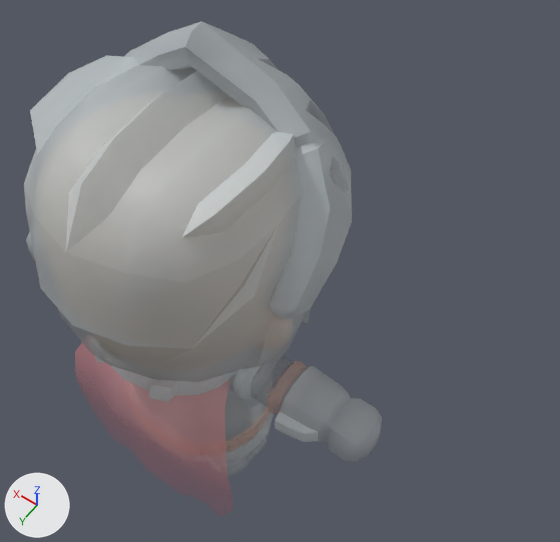
Before and after pictures for a commit that changed the FBX model unity/Assets/Resources/Models/monsters/Knight.fbx.
One viewpoint serves both versions: a camera (50 mm lens) standing at (-1.47, 1.36, 4.02) and looking at (-0.17, -0.46, 1.17). The axes (+X, +Y, +Z) are drawn at lower left. The lights are the same throughout. The first picture is the older version. Where no turn or scale is listed for an object, it has been applied to the vertices.

The first picture shows 'Knight_ArmRight', 'Knight_Body', 'Knight_Head', 'Knight_Helmet', 'Knight_HelmetVisor', 'Knight_LegRight' and 2 more.
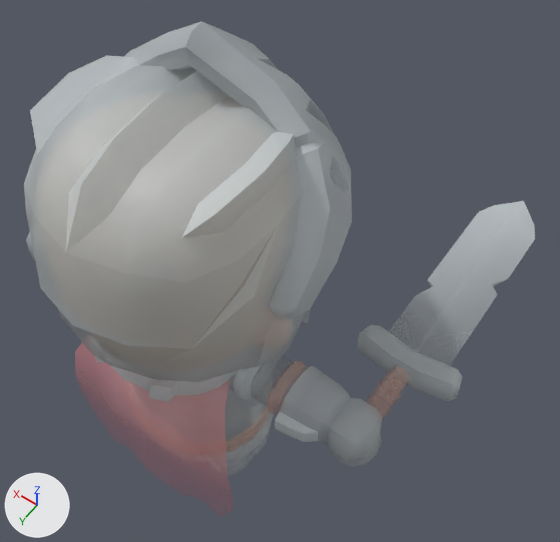
Changed parts and their boxes (x1, y1, x2, y2) in the pictures (560 x 542 px):
'sword_1handed', added: after (358, 201, 535, 458)

The change, as a diff of the scene's bpy script:
```diff
--- a/unity/Assets/Resources/Models/monsters/Knight.fbx.py
+++ b/unity/Assets/Resources/Models/monsters/Knight.fbx.py
@@ img_knight_texture_png_001 @@
+img_knight_texture_png_001 = load_image('knight_texture.png.001', '../../Textures/monsters/Knight_Texture.png', 1024, 1024, 'Non-Color')
@@ mat_knight_001 @@
+mat_knight_001 = bpy.data.materials.new('knight.001')
+# uses the picture img_knight_texture_png_001
@@ me_sword_1handed @@
+me_sword_1handed.from_pydata(...)  # 160 vertices, 203 faces; spans x -0.25..0.25, y -0.89..0.89, z -0.07..0.07
+me_sword_1handed.materials.append(mat_knight_001)
@@ ob_sword_1handed @@
+ob_sword_1handed = bpy.data.objects.new('sword_1handed', me_sword_1handed)
+ob_sword_1handed.location = (-0.883, -0.763, 1.049)
```
